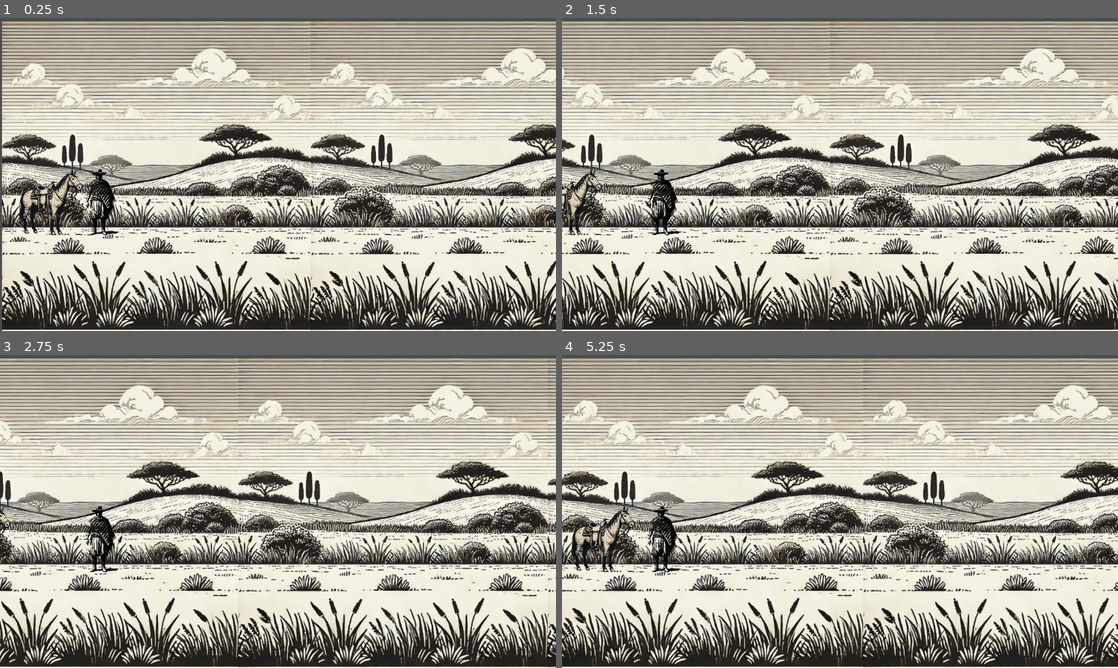
Above: before the commit, frames 1-4 (two rows, left to right).
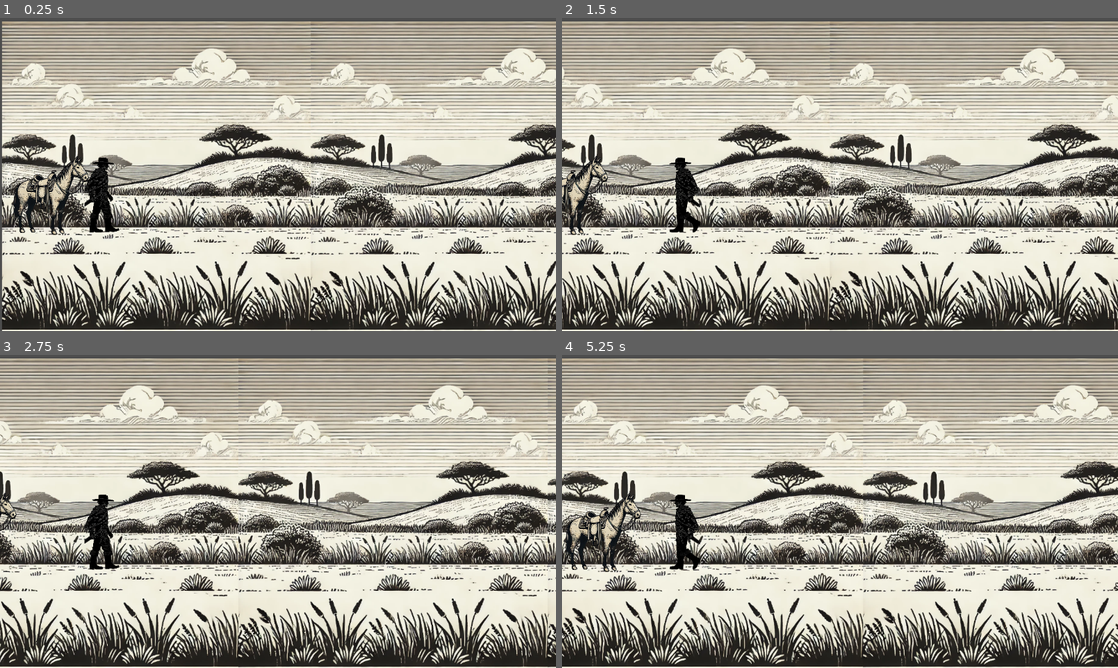
Above: after the commit, the same moments.

Repository: joacoague15/de-fierro
Game: Godot game, scene res://scenes/house.tscn
The game is run twice, just before and just after one commit, with the same random seed, the same clock (stepped at 60 frames per second) and the same inputs.
Inputs:
- Up to frame 1 (0.25 s): no input
- Up to frame 2 (1.5 s): tap Enter at 0.5 s; hold D (move_right) 0.53-1.28 s; hold Shift (ui_shift) 0.53-1.28 s; tap E (interact) at 0.6 s; hold A (move_left) from 1.28 s (still down); tap Shift (ui_shift) at 1.35 s
- Up to frame 3 (2.75 s): tap E (interact) at 1.55, 2.1 s; release A (move_left) at 2.03 s; hold D (move_right) from 2.03 s (still down); hold Shift (ui_shift) from 2.03 s (still down)
- Up to frame 4 (5.25 s): release Shift (ui_shift) at 2.78 s; tap Shift (ui_shift) at 2.85, 4.35 s; tap E (interact) at 3.05, 3.6, 4.55, 5.1 s; release D (move_right) at 3.53 s; hold Shift (ui_shift) 3.53-4.28 s; hold A (move_left) from 3.53 s (still down); hold Shift (ui_shift) from 5.03 s (still down)

The runs differ from the first frame. In frame 1, 2.0% of the frame differs, in the area x 2-22%, y 44-70%; in frame 2, 2.0%; in frame 3, 0.9%; in frame 4, 2.6%, in the area x 0-25%, y 44-70%.

Commit message:
Added first walk animation

Diff:
--- a/scenes/house.tscn
+++ b/scenes/house.tscn
@@ -1,14 +1,53 @@
-[gd_scene load_steps=9 format=3 uid="uid://23375gdktrf3"]
+[gd_scene load_steps=15 format=3 uid="uid://23375gdktrf3"]
 
 [ext_resource type="Texture2D" uid="uid://broul5cj6rrbk" path="res://images/wall1.webp" id="1_guig8"]
 [ext_resource type="Script" path="res://scripts/player.gd" id="2_0ps76"]
-[ext_resource type="Texture2D" uid="uid://b8jj24jgf3yef" path="res://images/CharacterSprite.png" id="3_iyq7q"]
 [ext_resource type="Texture2D" uid="uid://nw071wpwo0ye" path="res://images/Pampa1.webp" id="4_120t6"]
+[ext_resource type="Texture2D" uid="uid://uahm7kte0wbs" path="res://images/sprite_sheets/gaucho_walking/frame1.png" id="4_gtwgj"]
 [ext_resource type="Script" path="res://scripts/horse.gd" id="5_00a7k"]
 [ext_resource type="Texture2D" uid="uid://bu55wvnl2i1f4" path="res://images/Horse.png" id="5_3wycr"]
+[ext_resource type="Texture2D" uid="uid://dsemjodahn82k" path="res://images/sprite_sheets/gaucho_walking/frame2.png" id="5_jhfex"]
+[ext_resource type="Texture2D" uid="uid://m82hm1mbi38i" path="res://images/sprite_sheets/gaucho_walking/frame3.png" id="6_vo2bv"]
+[ext_resource type="Texture2D" uid="uid://6h0k04fqtdmt" path="res://images/sprite_sheets/gaucho_walking/frame4.png" id="7_707o0"]
+[ext_resource type="Texture2D" uid="uid://fsfefrib0acl" path="res://images/sprite_sheets/gaucho_walking/frame5.png" id="8_jbt33"]
+[ext_resource type="Texture2D" uid="uid://gkqjuuhu5qev" path="res://images/sprite_sheets/gaucho_walking/frame6.png" id="9_bh18k"]
 
 [sub_resource type="RectangleShape2D" id="RectangleShape2D_4bbdy"]
-size = Vector2(20, 39)
+size = Vector2(17, 39)
+
+[sub_resource type="SpriteFrames" id="SpriteFrames_4xwvc"]
+animations = [{
+"frames": [{
+"duration": 1.0,
+"texture": ExtResource("9_bh18k")
+}],
+"loop": true,
+"name": &"idle",
+"speed": 5.0
+}, {
+"frames": [{
+"duration": 1.0,
+"texture": ExtResource("4_gtwgj")
+}, {
+"duration": 1.0,
+"texture": ExtResource("5_jhfex")
+}, {
+"duration": 1.0,
+"texture": ExtResource("6_vo2bv")
+}, {
+"duration": 1.0,
+"texture": ExtResource("7_707o0")
+}, {
+"duration": 1.0,
+"texture": ExtResource("8_jbt33")
+}, {
+"duration": 1.0,
+"texture": ExtResource("9_bh18k")
+}],
+"loop": true,
+"name": &"walk",
+"speed": 8.0
+}]
 
 [sub_resource type="RectangleShape2D" id="RectangleShape2D_ae15g"]
 size = Vector2(38, 2.5)
@@ -63,35 +102,38 @@
 [node name="Player" type="Node2D" parent="."]
 script = ExtResource("2_0ps76")
 
-[node name="PlayerSprite" type="Sprite2D" parent="Player"]
-position = Vector2(58, 318)
-scale = Vector2(0.04, 0.04)
-texture = ExtResource("3_iyq7q")
-
 [node name="PlayerArea2D" type="Area2D" parent="Player"]
 
 [node name="CollisionShape2D" type="CollisionShape2D" parent="Player/PlayerArea2D"]
-position = Vector2(58, 317.5)
+position = Vector2(58.5, 316)
 shape = SubResource("RectangleShape2D_4bbdy")
 
 [node name="Camera2D" type="Camera2D" parent="Player"]
 offset = Vector2(160, 302)
 zoom = Vector2(3.6, 3.6)
 
+[node name="PlayerAnimatedSprite2D" type="AnimatedSprite2D" parent="Player"]
+position = Vector2(64, 314)
+scale = Vector2(0.04, 0.04)
+sprite_frames = SubResource("SpriteFrames_4xwvc")
+animation = &"walk"
+
 [node name="Horse" type="Node2D" parent="."]
 script = ExtResource("5_00a7k")
 
 [node name="HorseSprite" type="Sprite2D" parent="Horse"]
-position = Vector2(28, 318)
-scale = Vector2(0.05, 0.05)
+position = Vector2(28, 314)
+scale = Vector2(0.06, 0.06)
 texture = ExtResource("5_3wycr")
 flip_h = true
 
-[node name="Area2D" type="Area2D" parent="Horse"]
+[node name="HorseArea2D" type="Area2D" parent="Horse"]
 
-[node name="CollisionShape2D" type="CollisionShape2D" parent="Horse/Area2D"]
+[node name="CollisionShape2D" type="CollisionShape2D" parent="Horse/HorseArea2D"]
 position = Vector2(29, 314)
 shape = SubResource("RectangleShape2D_ae15g")
 
-[connection signal="area_entered" from="Horse/Area2D" to="Horse" method="_on_area_2d_area_entered"]
-[connection signal="area_exited" from="Horse/Area2D" to="Horse" method="_on_area_2d_area_exited"]
+[connection signal="area_entered" from="Player/PlayerArea2D" to="Player" method="_on_player_area_2d_area_entered"]
+[connection signal="area_exited" from="Player/PlayerArea2D" to="Player" method="_on_player_area_2d_area_exited"]
+[connection signal="area_entered" from="Horse/HorseArea2D" to="Horse" method="_on_area_2d_area_entered"]
+[connection signal="area_exited" from="Horse/HorseArea2D" to="Horse" method="_on_area_2d_area_exited"]
--- a/scripts/horse.gd
+++ b/scripts/horse.gd
@@ -1,44 +1 @@
 extends Node2D
-
-var speed = 80
-
-var player_in_area = false
-var mounted = false
-
-@onready var player = get_node("../Player")
-@onready var horse_sprite = $HorseSprite
-
-@onready var player_mounted_texture = preload("res://images/PlayerMounted.png")
-@onready var horse_texture = preload("res://images/Horse.png")
-
-func _on_area_2d_area_entered(body):
-	if body.name == "PlayerArea2D":
-		player_in_area = true
-
-func _on_area_2d_area_exited(body):
-	if body.name == "PlayerArea2D":
-		player_in_area = false
-
-func _process(delta):
-	if Input.is_action_just_pressed("interact") and player_in_area and not mounted:
-		mount_player()
-	elif Input.is_action_just_pressed("interact") and mounted:
-		dismount_player()
-
-	if mounted:
-		if Input.is_action_pressed("move_right"):
-			position.x += speed * delta
-			horse_sprite.flip_h = true
-		elif Input.is_action_pressed("move_left"):
-			position.x -= speed * delta
-			horse_sprite.flip_h = false
-
-func mount_player():
-	mounted = true
-	player.visible = false
-	horse_sprite.texture = player_mounted_texture
-
-func dismount_player():
-	mounted = false
-	player.visible = true
-	horse_sprite.texture = horse_texture
--- a/scripts/player.gd
+++ b/scripts/player.gd
@@ -1,14 +1,86 @@
 extends Node2D
 
-var speed = 20
-var boost_multiplier = 2
+const WALK_SPEED = 20
+const RUN_SPEED = 40
+const MOUNTED_WALK_SPEED = 80
+const MOUNTED_RUN_SPEED = 120
 
+# Node references
+@onready var player_animated_sprite = $PlayerAnimatedSprite2D
+@onready var horse = get_node("../Horse")
+
+# Textures
+@onready var player_mounted_texture = preload("res://images/PlayerMounted.png")
+@onready var player_texture = preload("res://images/sprite_sheets/gaucho_walking/frame6.png")
+
+# State variables
+var current_speed = WALK_SPEED
+var mounted = false
+var horse_in_area = false
+
+# Main game loop
 func _process(delta):
-	var current_speed = speed
-	if Input.is_action_pressed("ui_shift"):
-		current_speed *= boost_multiplier
+	handle_interactions()
+	handle_movement(delta)
+	update_horse_position()
 
+# Interaction logic
+func handle_interactions():
+	if Input.is_action_just_pressed("interact"):
+		if horse_in_area and not mounted:
+			mount_player()
+		elif mounted:
+			dismount_player()
+
+# Movement logic
+func handle_movement(delta):
+	var is_moving = false
+	# Determine speed based on state
+	if mounted:
+		current_speed = MOUNTED_RUN_SPEED if Input.is_action_pressed("ui_shift") else MOUNTED_WALK_SPEED
+	else:
+		current_speed = RUN_SPEED if Input.is_action_pressed("ui_shift") else WALK_SPEED
+
+	# Move player
 	if Input.is_action_pressed("move_right"):
+		is_moving = true
 		position.x += current_speed * delta
+		handle_flip_h(mounted, "right")
 	elif Input.is_action_pressed("move_left"):
 		position.x -= current_speed * delta
+		handle_flip_h(mounted, "left")
+		is_moving = true
+
+	if is_moving:
+		if player_animated_sprite.animation != "walk":
+			player_animated_sprite.play("walk")
+	else:
+		if player_animated_sprite.animation != "idle":
+			player_animated_sprite.play("idle")
+
+func handle_flip_h(mounted, direction):
+	player_animated_sprite.flip_h = (direction == "right") if mounted else (direction == "left")
+
+func update_horse_position():
+	if mounted:
+		horse.position = position  # Align horse's position with the player's position
+
+# Area signals
+func _on_player_area_2d_area_entered(body):
+	if body.name == "HorseArea2D":
+		horse_in_area = true
+
+func _on_player_area_2d_area_exited(body):
+	if body.name == "HorseArea2D":
+		horse_in_area = false
+
+# Mounting logic
+func mount_player():
+	mounted = true
+	horse.visible = false
+	#player_animated_sprite.texture = player_mounted_texture
+
+func dismount_player():
+	mounted = false
+	horse.visible = true
+	#player_sprite.texture = player_texture
Binary file removed: images/CharacterSprite.png
Binary file added: images/sprite_sheets/gaucho_walking/frame1.png
Not shown, added: images/sprite_sheets/gaucho_walking/frame1.png.import
Binary file added: images/sprite_sheets/gaucho_walking/frame2.png
Not shown, added: images/sprite_sheets/gaucho_walking/frame2.png.import
Binary file added: images/sprite_sheets/gaucho_walking/frame3.png
Not shown, added: images/sprite_sheets/gaucho_walking/frame3.png.import
Binary file added: images/sprite_sheets/gaucho_walking/frame4.png
Not shown, changed: images/sprite_sheets/gaucho_walking/frame4.png.import
Binary file added: images/sprite_sheets/gaucho_walking/frame5.png
Not shown, added: images/sprite_sheets/gaucho_walking/frame5.png.import
Binary file added: images/sprite_sheets/gaucho_walking/frame6.png
(and 1 more such lines)
